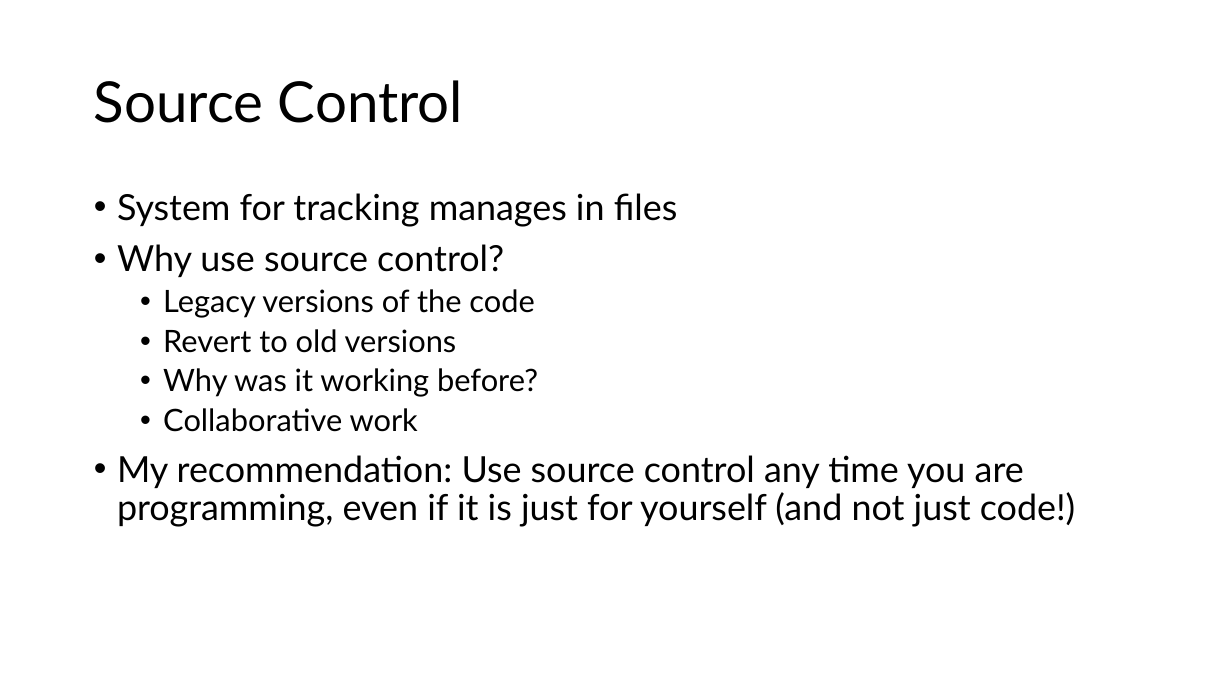
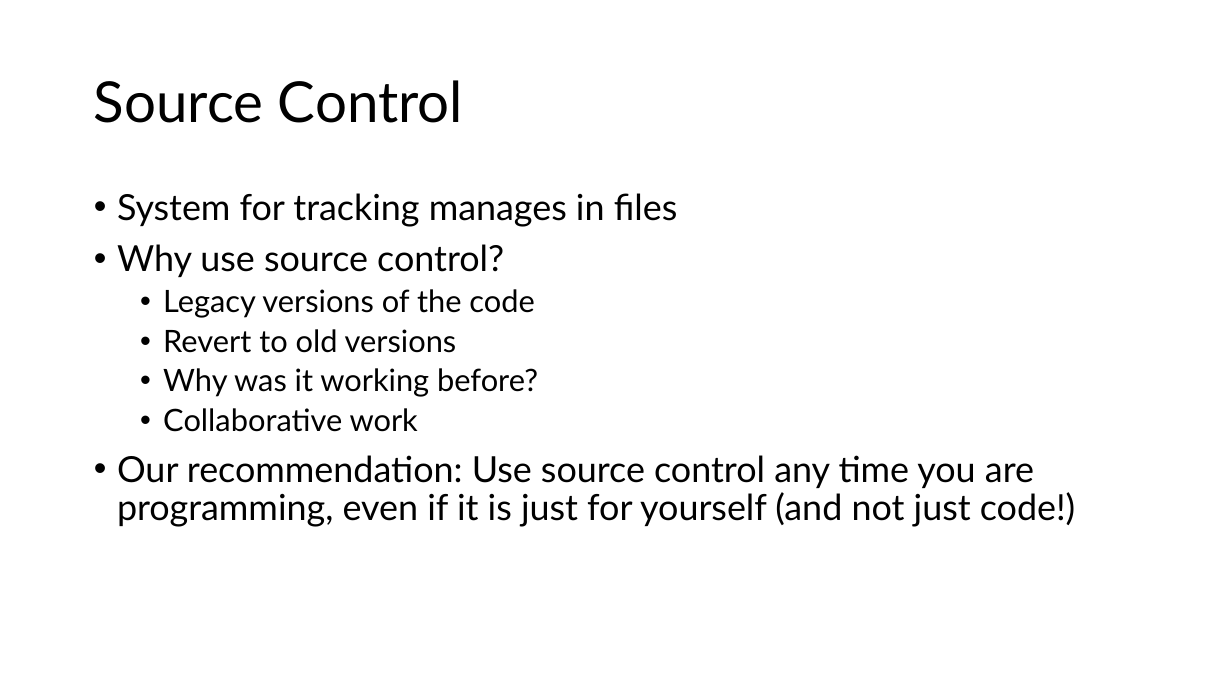
Before and after one commit to semaphoreP/codeastro, a slide deck: slide 2 of Day1/intro_to_git.pptx. Drawn at 1232x693 pixels with LibreOffice and Linux fonts; fonts in the diff are those of the drawing. Boxes give left, top, right and bottom in pixels: in the first picture for what was removed or moved away, otherwise in the second. Text is boxed around its words. In the diff, an @@ line names an element or a change of style, - is before the commit and + after.

```diff
--- a/Day1/intro_to_git.pptx
+++ b/Day1/intro_to_git.pptx
@@ text at <box>117,455,1075,527</box>: text changed @@
-• My recommendation: Use source control any time you are programming, even if it is just for yourself (and not just code!)
+• Our recommendation: Use source control any time you are programming, even if it is just for yourself (and not just code!)
```
Also in this commit, not shown: 1 other slide changed, 2 slides added, 1 slide removed.
